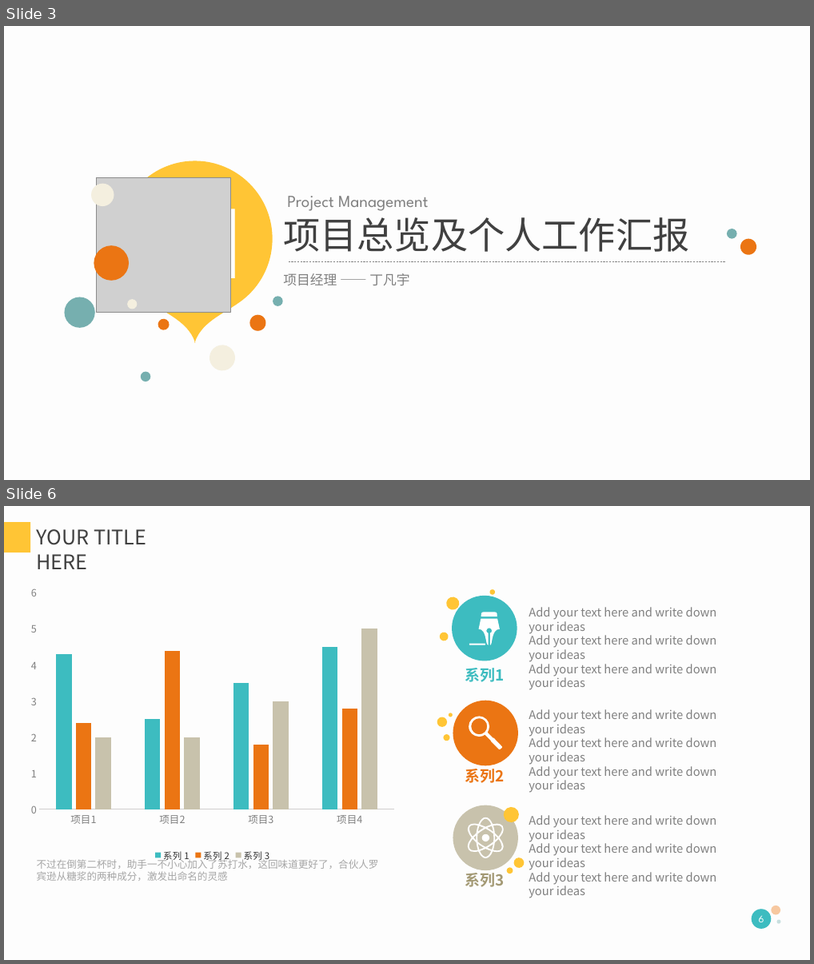
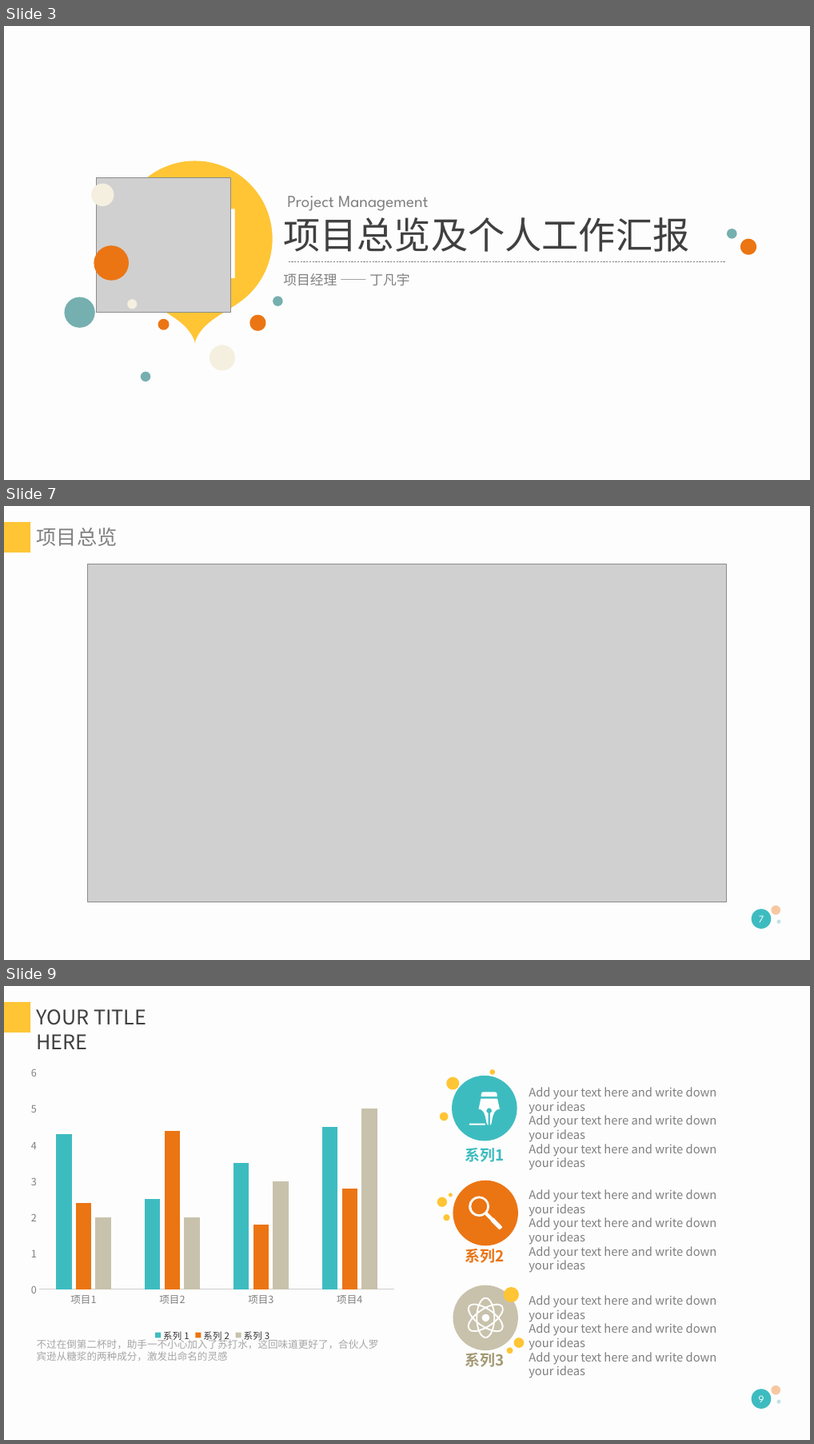
Before and after one commit to DanielDFY/HollowKnight, a slide deck: 项目报告pre.pptx. Shown one above the other, each under a label of ours: slides 3 and 6 before the commit, slides 3, 7 and 9 after it; the slides between them are not shown. The pictures are 814x964 and 814x1444 pixels, drawn with LibreOffice and Linux fonts; fonts in the diff are those of the drawing; grey boxes stand for pictures. Boxes give left, top, right and bottom in pixels: in the first picture for what was removed or moved away, otherwise in the second. Text is boxed around its words. In the diff, an @@ line names an element or a change of style, - is before the commit and + after.

```diff
--- a/项目报告pre.pptx
+++ b/项目报告pre.pptx
@@ slide 7 added at (4,506,810,960), background #FDFDFD; not listed: 3 template elements that a slide beside it also shows @@
@@ rectangle added at (4,522,30,553), fill #FFC535 @@
@@ text added at (37,528,118,546), 24 pt, text #808080 @@
+项目总览
@@ picture added at (87,564,726,902) @@
@@ page number added at (759,915,765,922), 12 pt, text #FFFFFF @@
+7
@@ what was slide 6 is now slide 9 @@
@@ page number at (759,1395,765,1402): text changed @@
-6
+9
```
Also in this commit, not shown: 3 slides changed, 3 other slides added, 1 slide removed.
